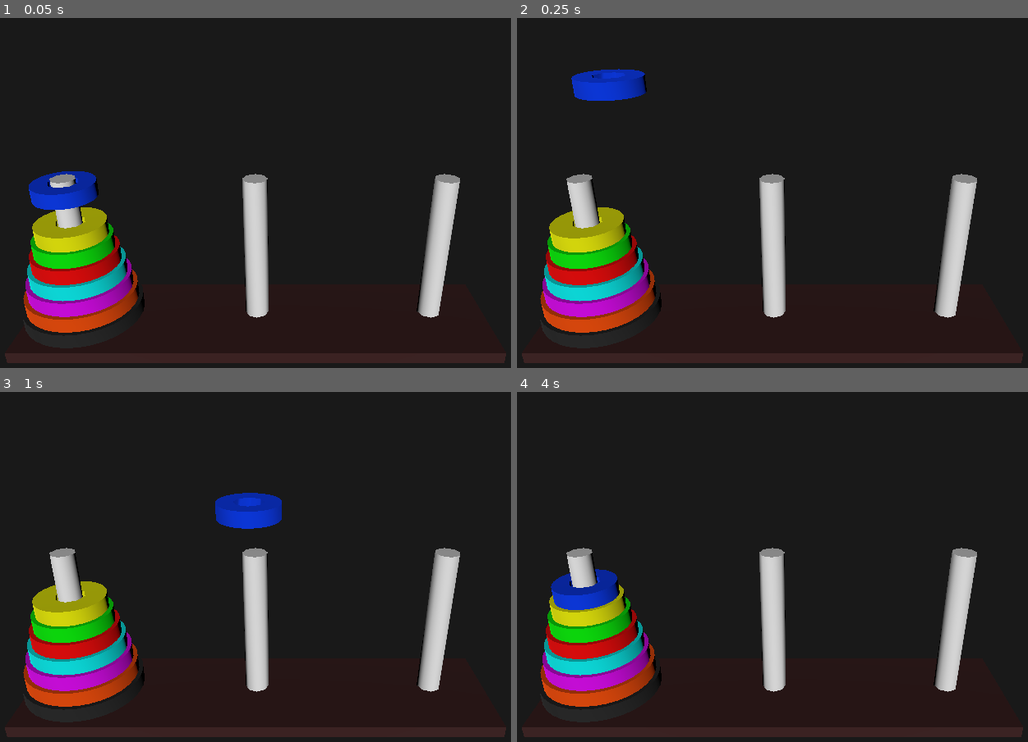
Above: before the commit, frames 1-4 (two rows, left to right).
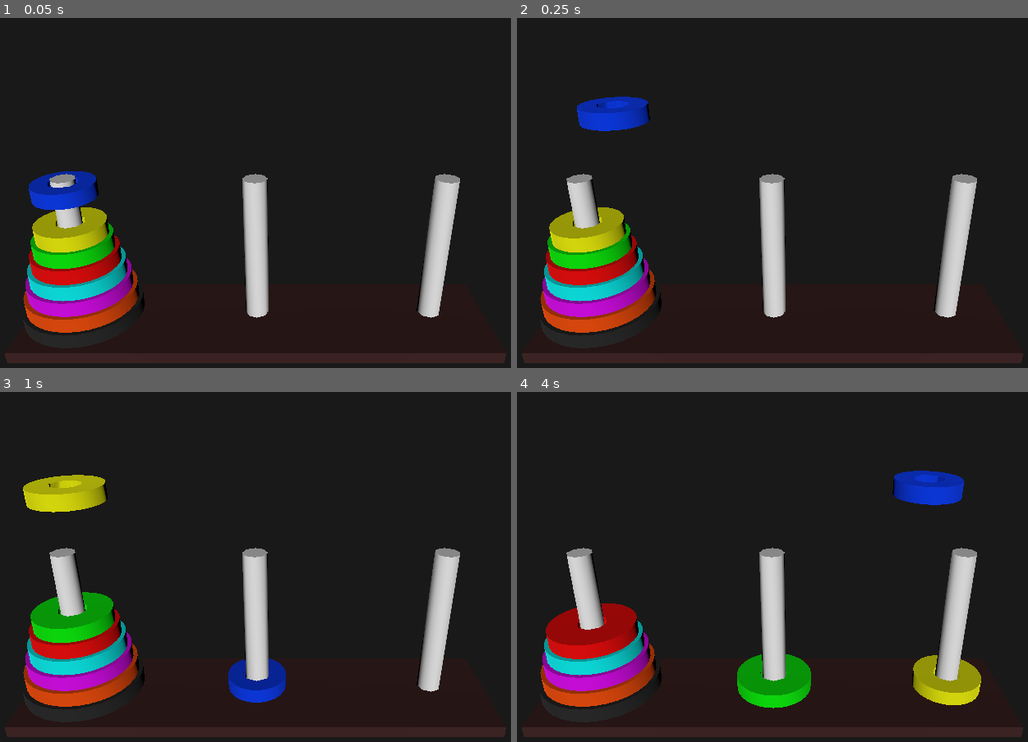
Above: after the commit, the same moments.

Repository: andrew-wilkes/godot-tower-of-hanoi
Game: Godot game, scene res://Main.tscn
Same seed, same stepped clock (60 frames per second), same inputs: the game is played once before the commit and once after it.
Inputs:
- Up to frame 1 (0.05 s): no input
- Up to frame 2 (0.25 s): no input
- Up to frame 3 (1 s): no input
- Up to frame 4 (4 s): no input

Frame 1 is identical in both runs. In frame 2, 2.3% of the frame differs, in the area x 10-27%, y 14-33%; in frame 3, 4.9%; in frame 4, 6.6%, in the area x 5-91%, y 22-91%.

Commit message:
Attempt a solver

Diff:
--- a/src/Main.gd
+++ b/src/Main.gd
@@ -2,22 +2,64 @@
 
 signal move_completed
 
+const NUM_DISCS = 8
+
 var disc_scene = preload("res://Disc.tscn")
 var discs = []
 var stack_offset
-var step = 0
+var stacks = [[], [], []]
+var last_move = -1
 
 func _ready():
 	create_discs()
-	build_stack(8)
-	connect("move_completed", self, "move_completed")
-	move_disc(0, 1)
+	build_stack(NUM_DISCS)
+	var _e = connect("move_completed", self, "move_completed")
+	make_move()
+
+
+func make_move():
+	# First move
+	if last_move < 0:
+		if stacks[0].size() % 2 == 0:
+			move_disc(0, 1)
+		else:
+			move_disc(0, 2)
+	else:
+		# Pick smallest disc that was not just moved
+		var smallest_value = INF
+		var smallest_idx = 0
+		var empty_idx = -1
+		var larger_value = INF
+		var larger_idx = -1
+		# Scan stacks
+		for i in 3:
+			# Find empty peg
+			if stacks[i].size() == 0:
+				empty_idx = i
+				continue
+			# Find smallest disc
+			var v = stacks[i][-1]
+			if i != last_move:
+				if v < smallest_value:
+					smallest_idx = i
+					smallest_value = v
+		if empty_idx >= 0:
+			# Move to empty peg
+			move_disc(smallest_idx, empty_idx)
+			return
+		# Find next smallest disc
+		for i in 3:
+			var v = stacks[i][-1]
+			if v > smallest_value and v < larger_value:
+				larger_value = v
+				larger_idx = i
+		# Place on larger disc
+		move_disc(smallest_idx, larger_idx)
 
 
 func move_completed():
-	step += 1
-	if step == 1:
-		move_disc(1, 0)
+	if stacks[2].size() < NUM_DISCS:
+		make_move()
 
 
 func create_discs():
@@ -38,6 +80,7 @@
 		peg.height = peg_length
 	# discs[0] is the smallest disc
 	for i in n:
+		stacks[0].append(n - i)
 		var d = discs[n - i - 1]
 		d.translation.y = get_y_position_in_stack(i)
 		$Pegs/Peg1.add_child(d)
@@ -54,6 +97,8 @@
 const SPEED = 20.0
 
 func move_disc(from_peg, to_peg):
+	stacks[to_peg].append(stacks[from_peg].pop_back())
+	last_move = to_peg
 	# Get top-most disc
 	var start_peg = $Pegs.get_child(from_peg)
 	disc = start_peg.get_children()[-1]
@@ -84,5 +129,5 @@
 
 func move_in_arc(phi):
 	var x = end_pos.x * (1 - cos(phi)) / 2
-	var y = end_pos.x / 2 * sin(phi) + start_pos.y
+	var y = end_pos.x / 3 * sin(phi) + start_pos.y
 	disc.translation = Vector3(x, y, 0)
